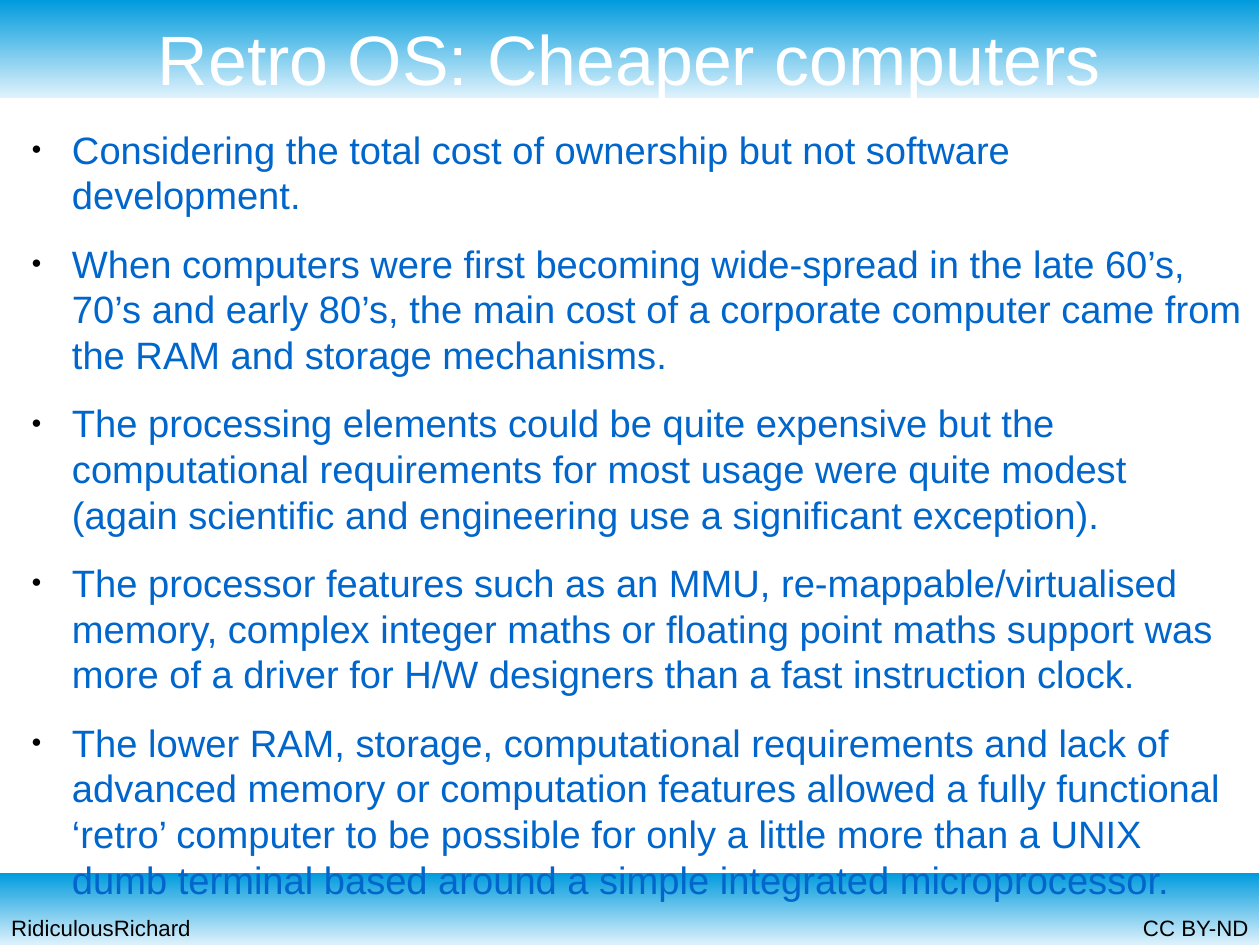
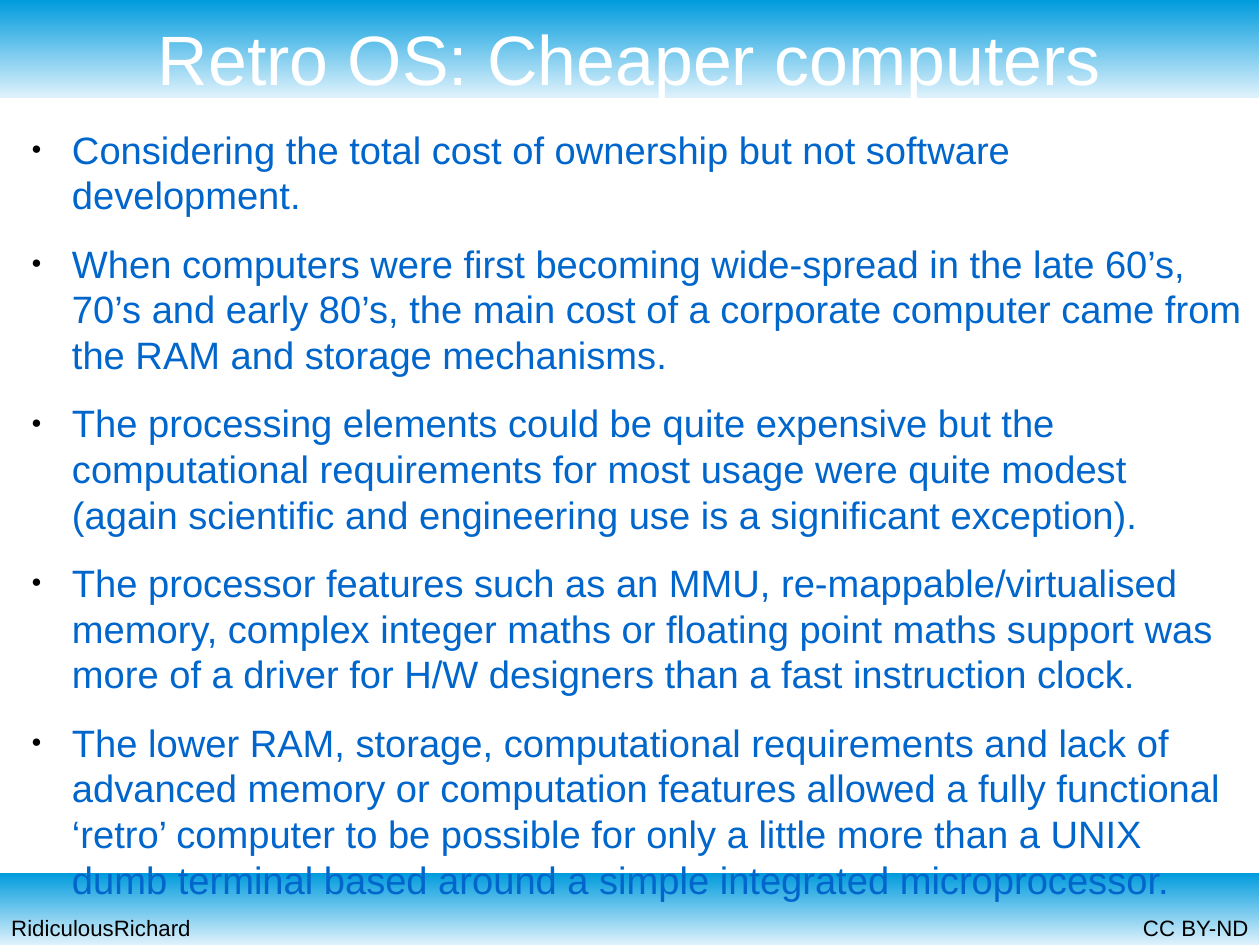
Before and after one commit to RidiculousRichard/presentations, a slide deck: slide 12 of Retro OS.odp. Drawn at 1260x945 pixels with LibreOffice and Linux fonts; fonts in the diff are those of the drawing. Boxes give left, top, right and bottom in pixels: in the first picture for what was removed or moved away, otherwise in the second. Text is boxed around its words. In the diff, an @@ line names an element or a change of style, - is before the commit and + after.

```diff
--- a/Retro OS.odp
+++ b/Retro OS.odp
@@ text at (72,409,1137,537): text changed @@
-● The processing elements could be quite expensive but the computational requirements for most usage were quite modest (again scientific and engineering use a significant exception).
+● The processing elements could be quite expensive but the computational requirements for most usage were quite modest (again scientific and engineering use is a significant exception).
```
Also in this commit, not shown: 4 other slides changed.
